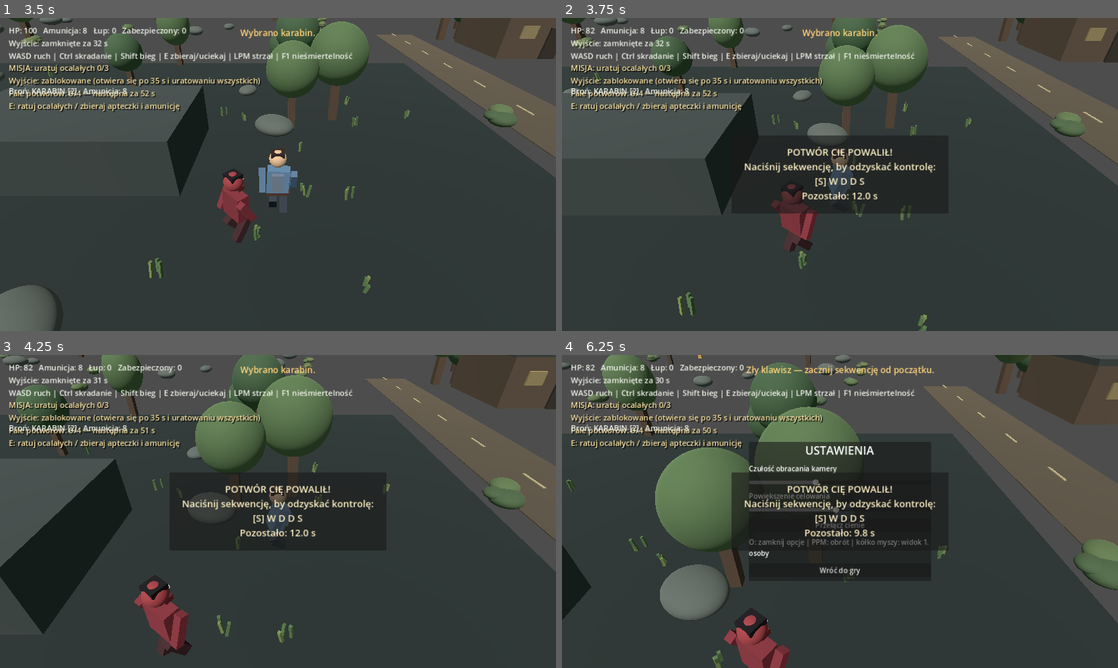
Above: before the commit, frames 1-4 (two rows, left to right).
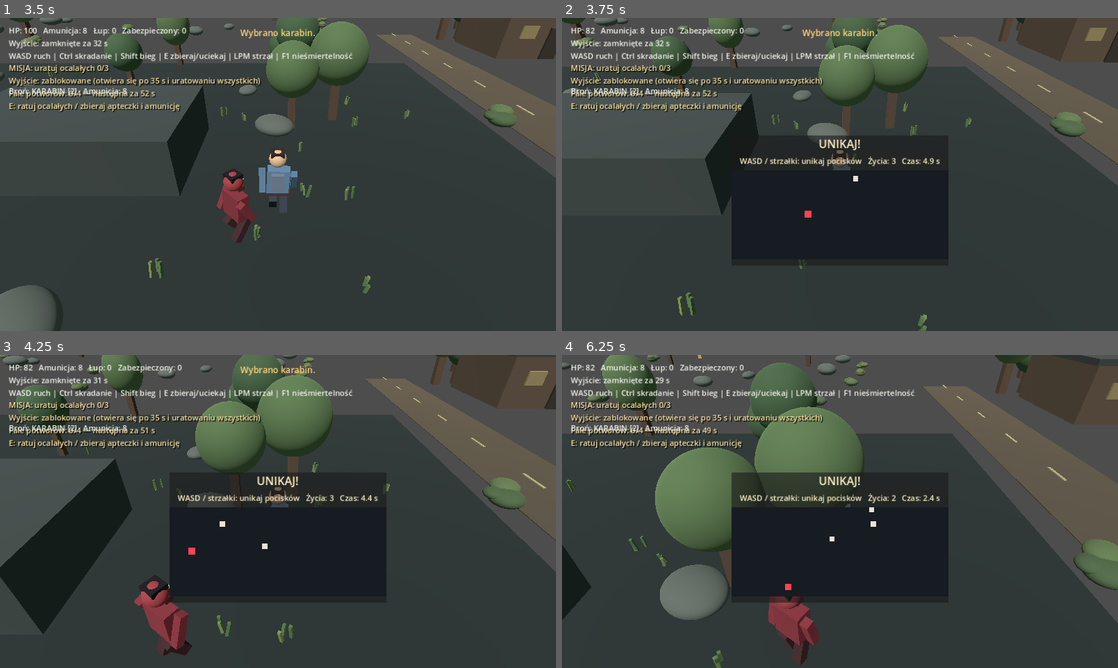
Above: after the commit, the same moments.

Repository: SansDoritos1337/Gameofsurvivals
Game: Godot game, scene res://scenes/Main.tscn
The game is run twice, just before and just after one commit, with the same random seed, the same clock (stepped at 60 frames per second) and the same inputs.
Inputs (mouse positions are in pixels of both pictures, inside the frame that each line leads up to):
- Up to frame 1 (3.5 s): tap Enter at 0.5 s; move the mouse to (400, 158) at 0.52 s; hold D 0.53-1.28 s; tap R at 0.6, 1.55, 2.3, 3.05 s; click (400, 158) at 0.67 s; move the mouse to (166, 190) at 1.27 s; hold S 1.28-2.03 s; tap 1 at 1.35 s; click (166, 190) at 1.42 s; move the mouse to (333, 105) at 2.02 s; hold D 2.03-2.78 s; tap 2 at 2.1 s; click (333, 105) at 2.17 s; move the mouse to (250, 237) at 2.77 s; hold W from 2.78 s (still down); tap E at 2.85 s; click (250, 237) at 2.92 s
- Up to frame 2 (3.75 s): move the mouse to (1006, 221) at 3.52 s; release W at 3.53 s; hold A from 3.53 s (still down); hold Ctrl from 3.53 s (still down); click (1006, 221) at 3.67 s
- Up to frame 3 (4.25 s): keep holding A; keep holding Ctrl; tap R at 3.8 s
- Up to frame 4 (6.25 s): move the mouse to (673, 464) at 4.27 s; release Ctrl at 4.28 s; tap Shift at 4.35 s; click (673, 464) at 4.42 s; tap R at 4.55, 5.1, 6.05 s; move the mouse to (867, 511) at 5.02 s; release A at 5.03 s; hold S 5.03-5.78 s; click (867, 511) at 5.17 s; move the mouse to (756, 433) at 5.77 s; hold D from 5.78 s (still down); tap O at 5.85 s; click (756, 433) at 5.92 s

Frame 1 is identical in both runs. In frame 2, 7.9% of the frame differs, in the area x 30-70%, y 38-80%; in frame 3, 7.9%; in frame 4, 9.4%, in the area x 16-70%, y 3-100%.

Commit message:
Replace recovery key sequence with a quick dodge minigame

Diff:
--- a/scenes/Main.tscn
+++ b/scenes/Main.tscn
@@ -1,6 +1,6 @@
 [gd_scene load_steps=3 format=3]
 
-[ext_resource type="Script" path="res://scripts/SoundHunterMain.gd" id="1"]
+[ext_resource type="Script" path="res://scripts/QuickRecoveryMain.gd" id="1"]
 [ext_resource type="Script" path="res://scripts/ThirdPersonCamera.gd" id="2"]
 
 [node name="Main" type="Node3D"]
--- /dev/null
+++ b/scripts/QuickRecoveryMain.gd
@@ -0,0 +1,201 @@
+extends "res://scripts/SoundHunterMain.gd"
+
+const DODGE_DURATION := 5.0
+const DODGE_PLAYER_SPEED := 250.0
+const DODGE_ARENA_MIN := Vector2(18.0, 18.0)
+const DODGE_ARENA_MAX := Vector2(402.0, 182.0)
+
+var dodge_arena: Control
+var dodge_heart: ColorRect
+var dodge_status: Label
+var dodge_bullets: Array[Dictionary] = []
+var dodge_position := Vector2(210.0, 100.0)
+var dodge_time := 0.0
+var bullet_spawn_timer := 0.0
+var dodge_hearts := 3
+var dodge_rng := RandomNumberGenerator.new()
+
+func _ready() -> void:
+    super._ready()
+    dodge_rng.randomize()
+    _setup_dodge_minigame()
+
+func _begin_recovery_minigame() -> void:
+    # Quick Undertale-inspired dodge round: avoid the incoming projectiles for five seconds.
+    player_downed = true
+    dodge_time = DODGE_DURATION
+    bullet_spawn_timer = 0.0
+    dodge_hearts = 3
+    dodge_position = Vector2(210.0, 100.0)
+    _clear_dodge_bullets()
+    if recovery_panel != null:
+        recovery_panel.visible = true
+    _update_dodge_status()
+    _place_dodge_heart()
+
+func _update_recovery_minigame(delta: float) -> void:
+    if not player_downed or game_over:
+        return
+
+    dodge_time -= delta
+    bullet_spawn_timer -= delta
+    if bullet_spawn_timer <= 0.0:
+        _spawn_dodge_bullet()
+        bullet_spawn_timer = 0.42
+
+    var move := Vector2(
+        float(Input.is_key_pressed(KEY_D) or Input.is_key_pressed(KEY_RIGHT)) - float(Input.is_key_pressed(KEY_A) or Input.is_key_pressed(KEY_LEFT)),
+        float(Input.is_key_pressed(KEY_S) or Input.is_key_pressed(KEY_DOWN)) - float(Input.is_key_pressed(KEY_W) or Input.is_key_pressed(KEY_UP))
+    )
+    if move.length_squared() > 0.0:
+        dodge_position += move.normalized() * DODGE_PLAYER_SPEED * delta
+    dodge_position.x = clampf(dodge_position.x, DODGE_ARENA_MIN.x, DODGE_ARENA_MAX.x)
+    dodge_position.y = clampf(dodge_position.y, DODGE_ARENA_MIN.y, DODGE_ARENA_MAX.y)
+    _place_dodge_heart()
+
+    for index in range(dodge_bullets.size() - 1, -1, -1):
+        var bullet: Dictionary = dodge_bullets[index]
+        var bullet_node := bullet["node"] as ColorRect
+        if not is_instance_valid(bullet_node):
+            dodge_bullets.remove_at(index)
+            continue
+        var position: Vector2 = bullet["position"]
+        var velocity: Vector2 = bullet["velocity"]
+        position += velocity * delta
+        bullet["position"] = position
+        bullet_node.position = position - bullet_node.size * 0.5
+
+        if position.distance_to(dodge_position) < 17.0:
+            bullet_node.queue_free()
+            dodge_bullets.remove_at(index)
+            dodge_hearts -= 1
+            _update_dodge_status()
+            if dodge_hearts <= 0:
+                _fail_dodge_round()
+            continue
+        if position.x < -25.0 or position.y < -25.0 or position.x > dodge_arena.size.x + 25.0 or position.y > dodge_arena.size.y + 25.0:
+            bullet_node.queue_free()
+            dodge_bullets.remove_at(index)
+
+    if dodge_time <= 0.0:
+        _finish_recovery()
+        _show_toast("Unik! Odzyskujesz kontrolę nad postacią.")
+    else:
+        _update_dodge_status()
+
+func _unhandled_input(event: InputEvent) -> void:
+    # Dodge controls are polled during the round; don't pass movement keys to the old sequence prompt.
+    if player_downed:
+        if event is InputEventKey:
+            get_viewport().set_input_as_handled()
+        return
+    super._unhandled_input(event)
+
+func _setup_dodge_minigame() -> void:
+    if recovery_panel == null:
+        return
+    recovery_panel.custom_minimum_size = Vector2(480.0, 300.0)
+    for child in recovery_panel.get_children():
+        child.queue_free()
+
+    var layout := VBoxContainer.new()
+    layout.add_theme_constant_override("separation", 8)
+    recovery_panel.add_child(layout)
+
+    var title := Label.new()
+    title.text = "UNIKAJ!"
+    title.horizontal_alignment = HORIZONTAL_ALIGNMENT_CENTER
+    title.add_theme_font_size_override("font_size", 26)
+    title.add_theme_color_override("font_color", Color("fff0c4"))
+    layout.add_child(title)
+
+    dodge_status = Label.new()
+    dodge_status.horizontal_alignment = HORIZONTAL_ALIGNMENT_CENTER
+    dodge_status.add_theme_font_size_override("font_size", 18)
+    dodge_status.add_theme_color_override("font_color", Color("fff0c4"))
+    layout.add_child(dodge_status)
+
+    dodge_arena = Control.new()
+    dodge_arena.name = "DodgeArena"
+    dodge_arena.custom_minimum_size = Vector2(420.0, 205.0)
+    dodge_arena.size_flags_horizontal = Control.SIZE_EXPAND_FILL
+    dodge_arena.clip_contents = true
+    layout.add_child(dodge_arena)
+
+    var background := ColorRect.new()
+    background.color = Color("171b22")
+    background.set_anchors_and_offsets_preset(Control.PRESET_FULL_RECT)
+    background.mouse_filter = Control.MOUSE_FILTER_IGNORE
+    dodge_arena.add_child(background)
+
+    var border := ReferenceRect.new()
+    border.border_color = Color("d8d1bd")
+    border.border_width = 3.0
+    border.set_anchors_and_offsets_preset(Control.PRESET_FULL_RECT)
+    border.mouse_filter = Control.MOUSE_FILTER_IGNORE
+    dodge_arena.add_child(border)
+
+    dodge_heart = ColorRect.new()
+    dodge_heart.name = "DodgeHeart"
+    dodge_heart.color = Color("ff4355")
+    dodge_heart.size = Vector2(15.0, 15.0)
+    dodge_heart.mouse_filter = Control.MOUSE_FILTER_IGNORE
+    dodge_arena.add_child(dodge_heart)
+
+func _spawn_dodge_bullet() -> void:
+    if dodge_arena == null:
+        return
+    var arena_size := dodge_arena.size
+    if arena_size.x < 100.0 or arena_size.y < 100.0:
+        arena_size = Vector2(420.0, 205.0)
+    var edge := dodge_rng.randi_range(0, 3)
+    var start := Vector2.ZERO
+    match edge:
+        0:
+            start = Vector2(0.0, dodge_rng.randf_range(0.0, arena_size.y))
+        1:
+            start = Vector2(arena_size.x, dodge_rng.randf_range(0.0, arena_size.y))
+        2:
+            start = Vector2(dodge_rng.randf_range(0.0, arena_size.x), 0.0)
+        _:
+            start = Vector2(dodge_rng.randf_range(0.0, arena_size.x), arena_size.y)
+    var aim := dodge_position - start
+    if aim.length_squared() < 0.01:
+        aim = Vector2.RIGHT
+    var speed := dodge_rng.randf_range(145.0, 220.0)
+    var bullet_node := ColorRect.new()
+    bullet_node.name = "DodgeProjectile"
+    bullet_node.color = Color("e9e3d5")
+    bullet_node.size = Vector2(12.0, 12.0)
+    bullet_node.position = start - bullet_node.size * 0.5
+    bullet_node.mouse_filter = Control.MOUSE_FILTER_IGNORE
+    dodge_arena.add_child(bullet_node)
+    dodge_bullets.append({"node": bullet_node, "position": start, "velocity": aim.normalized() * speed})
+
+func _place_dodge_heart() -> void:
+    if dodge_heart != null:
+        dodge_heart.position = dodge_position - dodge_heart.size * 0.5
+
+func _update_dodge_status() -> void:
+    if dodge_status != null:
+        dodge_status.text = "WASD / strzałki: unikaj pocisków   Życia: %d   Czas: %.1f s" % [dodge_hearts, maxf(0.0, dodge_time)]
+
+func _fail_dodge_round() -> void:
+    dodge_hearts = 3
+    dodge_time = DODGE_DURATION
+    dodge_position = dodge_arena.size * 0.5
+    _clear_dodge_bullets()
+    player_health = maxi(0, player_health - 8)
+    _show_toast("Trafienie! Minigra zaczyna się ponownie.")
+    _update_dodge_status()
+    _place_dodge_heart()
+    if player_health <= 0:
+        game_over = true
+        _show_toast("Koniec gry — naciśnij R, aby zagrać ponownie.")
+
+func _clear_dodge_bullets() -> void:
+    for bullet in dodge_bullets:
+        var node := bullet["node"] as Node
+        if is_instance_valid(node):
+            node.queue_free()
+    dodge_bullets.clear()
